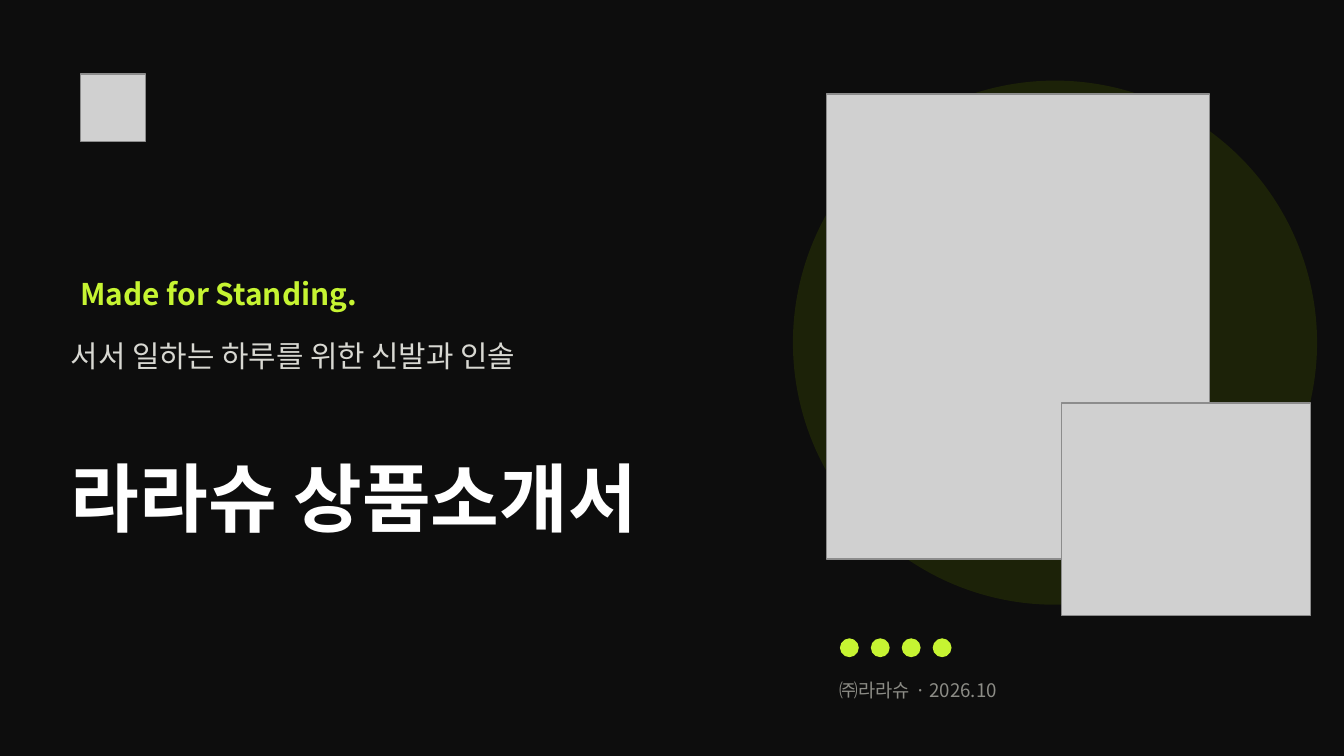
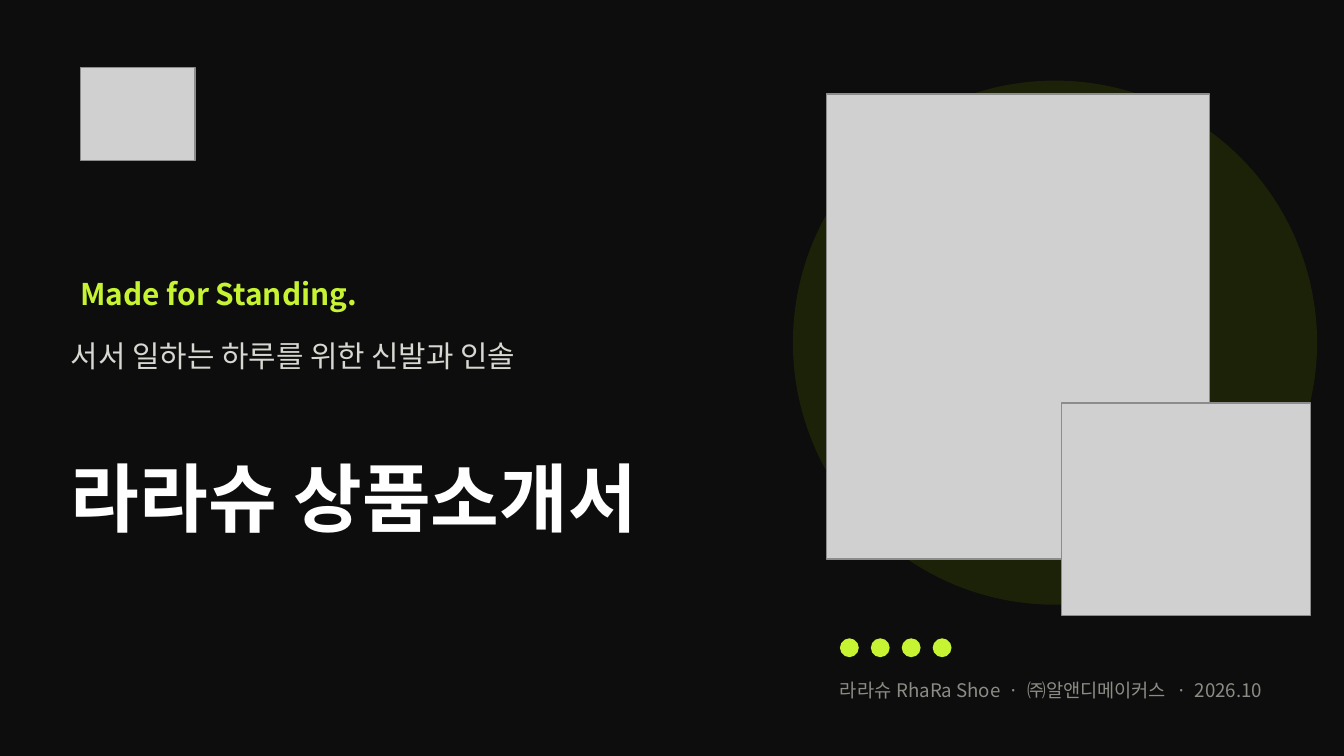
Before and after one commit to ydcompany89/harness-system, a slide deck: slide 1 of launch/rs/design/deck-product/라라슈_상품소개서_v2.pptx. Drawn at 1344x756 pixels with LibreOffice and Linux fonts; fonts in the diff are those of the drawing; grey boxes stand for pictures. Boxes give left, top, right and bottom in pixels: in the first picture for what was removed or moved away, otherwise in the second. Text is boxed around its words. In the diff, an @@ line names an element or a change of style, - is before the commit and + after.

```diff
--- a/launch/rs/design/deck-product/라라슈_상품소개서_v2.pptx
+++ b/launch/rs/design/deck-product/라라슈_상품소개서_v2.pptx
@@ picture: place and size @@
-picture at <box>81,74,145,141</box>
+picture at <box>81,67,195,161</box>
@@ text at <box>840,681,1262,699</box>: text changed @@
-㈜라라슈 · 2026.10
+라라슈 RhaRa Shoe · ㈜알앤디메이커스 · 2026.10
```
Also in this commit, not shown: 1 other slide changed, 2 other files.
